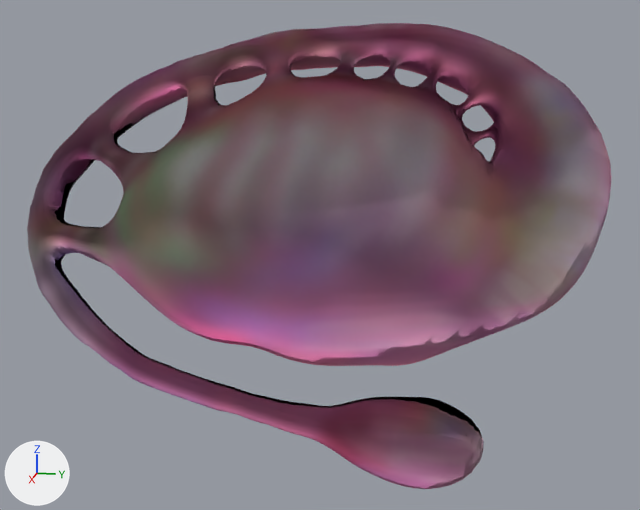
Before and after pictures for a commit that changed the OBJ model ASSETS/final/rSTRIATUMFINAL.obj.
The view is the same before and after, from a camera (50 mm lens) standing at (685.0, 163.0, 219.0) and looking at (-292.0, -32.0, -26.0). Lighting does not change. The marker at lower left points along +X, +Y and +Z. Where no turn or scale is listed for an object, it has been applied to the vertices.

Objects in the first picture: 'Group63990.1'.
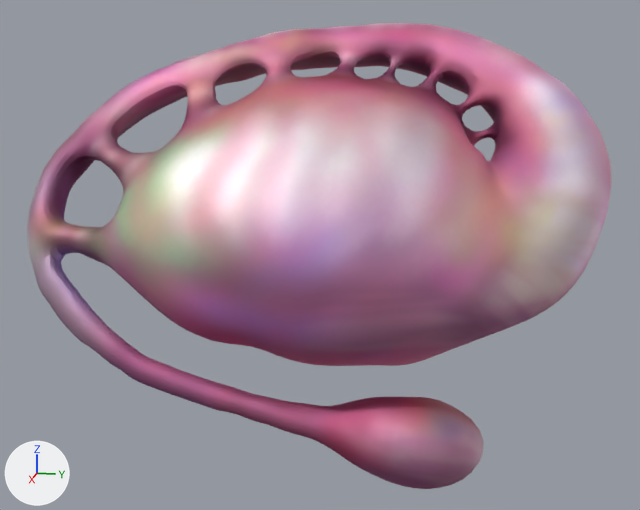
The newer file is also turned or shifted as a whole; pictures and numbers use the older file's frame.

Pixel boxes (x1, y1, x2, y2) of what changed, in the pictures (640 x 510 px):
'Group63990.1', surface changed: (27, 23, 611, 489) in both

The change in detail:
me_group63990_1 has 6328 vertices, 6354 faces and spans x -446.0..-138.0, y -378.0..286.0, z -264.0..235.0.
me_group63990_1 is used by ob_group63990_1; location (0.0, 0.0, 0.0).
me_group63990_1 part 1: the surface is now shaded flat.
